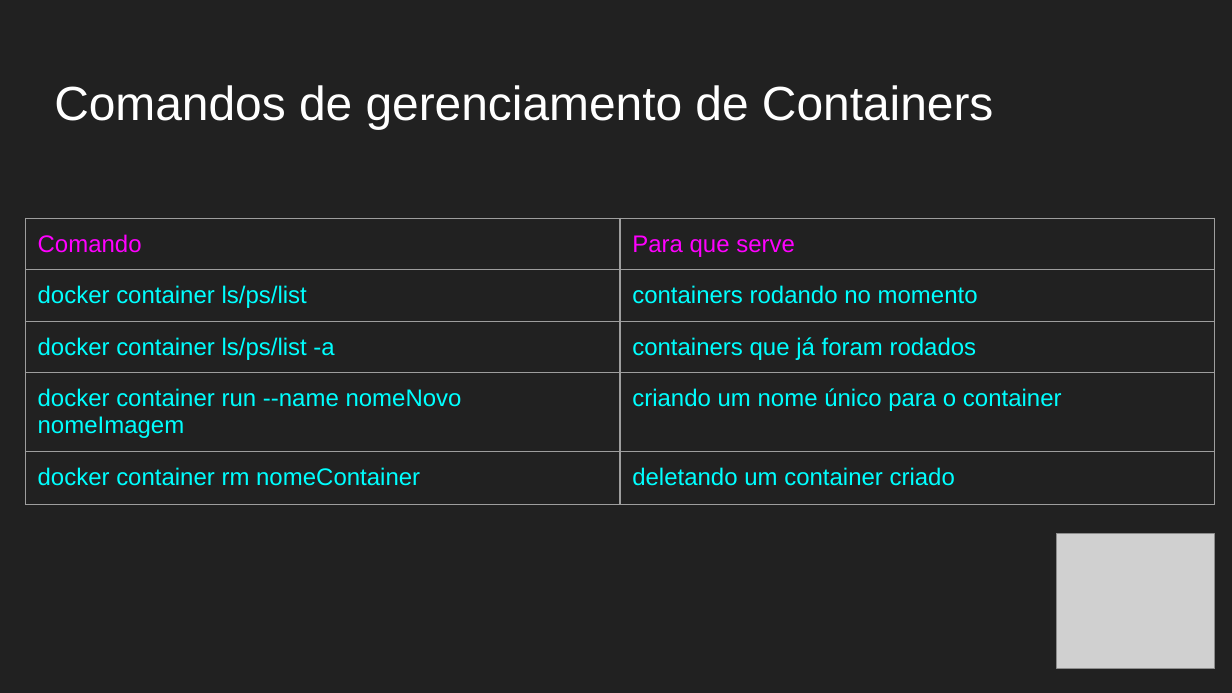
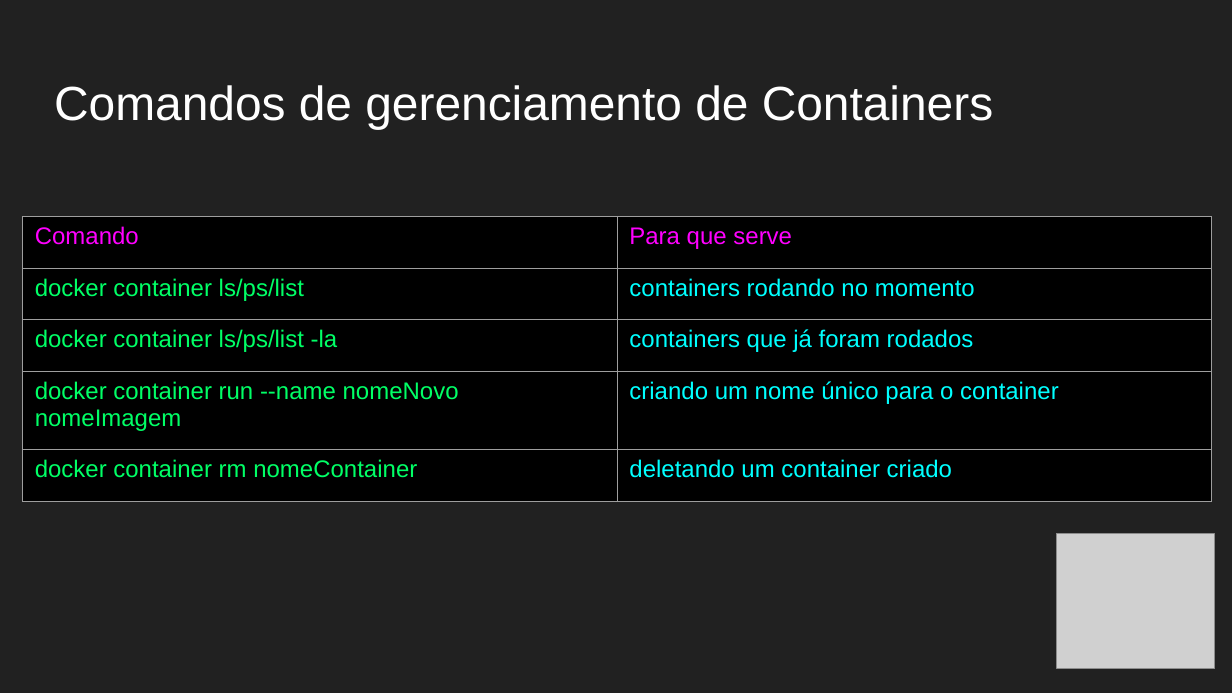
Before and after one commit to F4NT0/D0CK3R, a slide deck: slide 13 of Aula_Docker.pptx (slide 12 before the commit). Drawn at 1232x693 pixels with LibreOffice and Linux fonts; fonts in the diff are those of the drawing; grey boxes stand for pictures. Boxes give left, top, right and bottom in pixels: in the first picture for what was removed or moved away, otherwise in the second. Text is boxed around its words. In the diff, an @@ line names an element or a change of style, - is before the commit and + after.

```diff
--- a/Aula_Docker.pptx
+++ b/Aula_Docker.pptx
@@ table at bbox=[22, 217, 1212, 501] @@
-row 3, column 1: docker container ls/ps/list -a
+row 3, column 1: docker container ls/ps/list -la
@@ fill none to #000000 in 10 cells @@
@@ text colour #00FFFF to #00FF66 in "docker container ls/ps/list", "docker container run --name nomeNovo nomeImagem", "docker container rm nomeContainer" @@
@@ borders changed @@
@@ table: place and size @@
-table at bbox=[26, 218, 1216, 622]
+table at bbox=[22, 217, 1212, 501]
```
Also in this commit, not shown: 27 other slides changed, 1 slide added.
